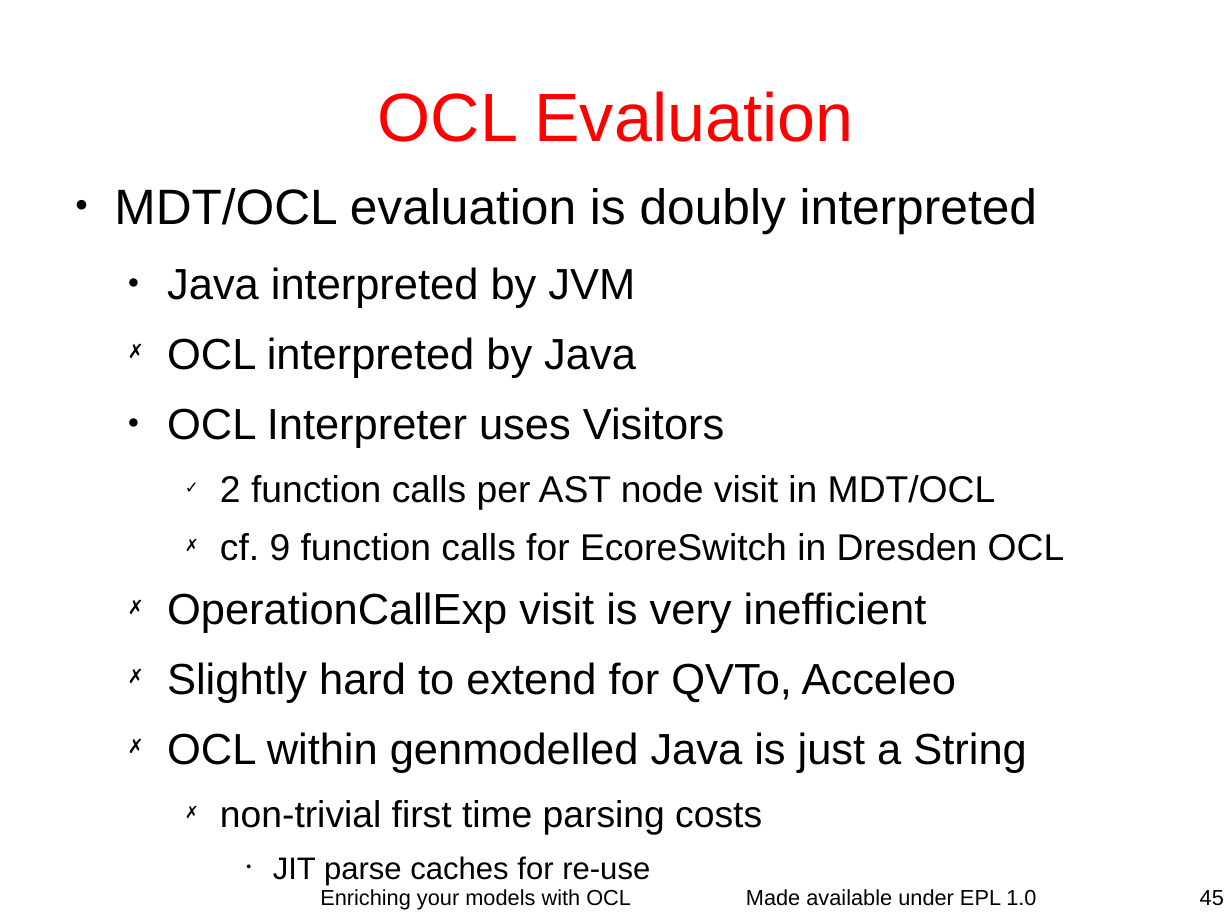
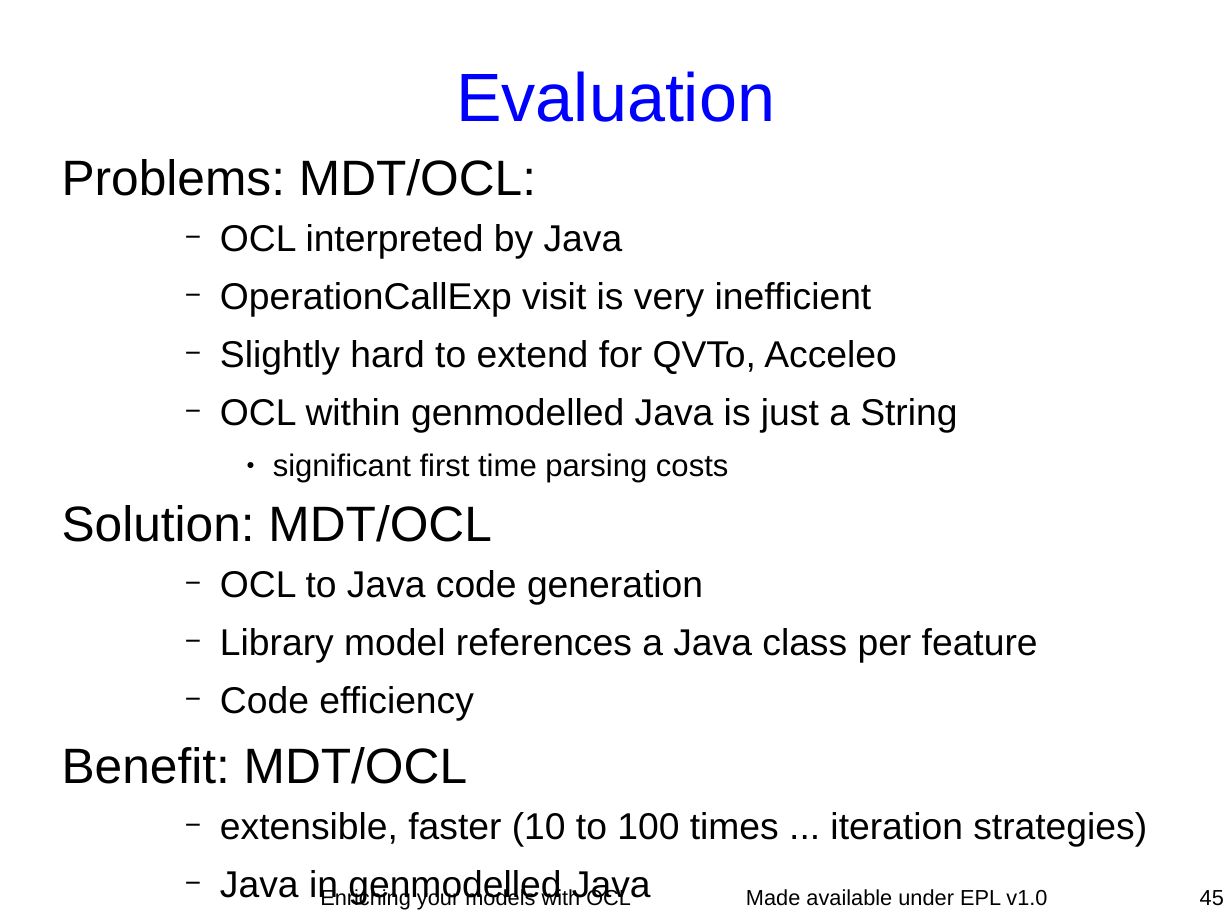
Before and after one commit to eclipse-ocl/ocl-website, a slide deck: slide 45 of ocl/docs/publications/ESE2010LongTalk/EnrichingWithOCL.odp. Drawn at 1232x924 pixels with LibreOffice and Linux fonts; fonts in the diff are those of the drawing. Boxes give left, top, right and bottom in pixels: in the first picture for what was removed or moved away, otherwise in the second. Text is boxed around its words. In the diff, an @@ line names an element or a change of style, - is before the commit and + after.

```diff
--- a/ocl/docs/publications/ESE2010LongTalk/EnrichingWithOCL.odp
+++ b/ocl/docs/publications/ESE2010LongTalk/EnrichingWithOCL.odp
@@ title at <box>456,71,775,122</box>: text changed; text colour #FF0000 to #0000FF @@
-OCL Evaluation
+Evaluation
@@ text "Problems: MDT/OCL:": place and size @@
-text "Problems: MDT/OCL:" at <box>114,188,1065,885</box>
+text "Problems: MDT/OCL:" at <box>62,159,1147,905</box>
@@ text at <box>62,159,536,196</box>: text changed @@
-● MDT/OCL evaluation is doubly interpreted
-  ● Java interpreted by JVM
+Problems: MDT/OCL:
@@ text at <box>220,224,957,433</box>: size 28 to 24 pt in "OCL interpreted by Java", "OperationCallExp visit is very inefficient", "Slightly hard to extend for QVTo, Acceleo", "OCL within genmodelled Java is just a ..."; bullet ✗ to −; list level 2 to 3 in "OCL interpreted by Java"; list level 2 to 3 in "OperationCallExp visit is very inefficient"; list level 2 to 3 in "Slightly hard to extend for ..."; list level 2 to 3 in "OCL within genmodelled Java is ..." @@
@@ text at <box>167,407,1065,561</box>: paragraphs removed @@
-  ● OCL Interpreter uses Visitors
-    ✓ 2 function calls per AST node visit in MDT/OCL
-    ✗ cf. 9 function calls for EcoreSwitch in Dresden OCL
@@ text at <box>62,453,1147,905</box>: text changed @@
-    ✗ non-trivial first time parsing costs
-      • JIT parse caches for re-use
+      ● significant first time parsing costs
+Solution: MDT/OCL
+    − OCL to Java code generation
+    − Library model references a Java class per feature
+    − Code efficiency
+Benefit: MDT/OCL
+    − extensible, faster (10 to 100 times ... iteration strategies)
+    − Java in genmodelled Java
@@ text at <box>746,889,1047,906</box>: text changed @@
-Made available under EPL 1.0
+Made available under EPL v1.0
```
Also in this commit, not shown: 58 other slides changed, 2 slides added, 2 slides removed.
